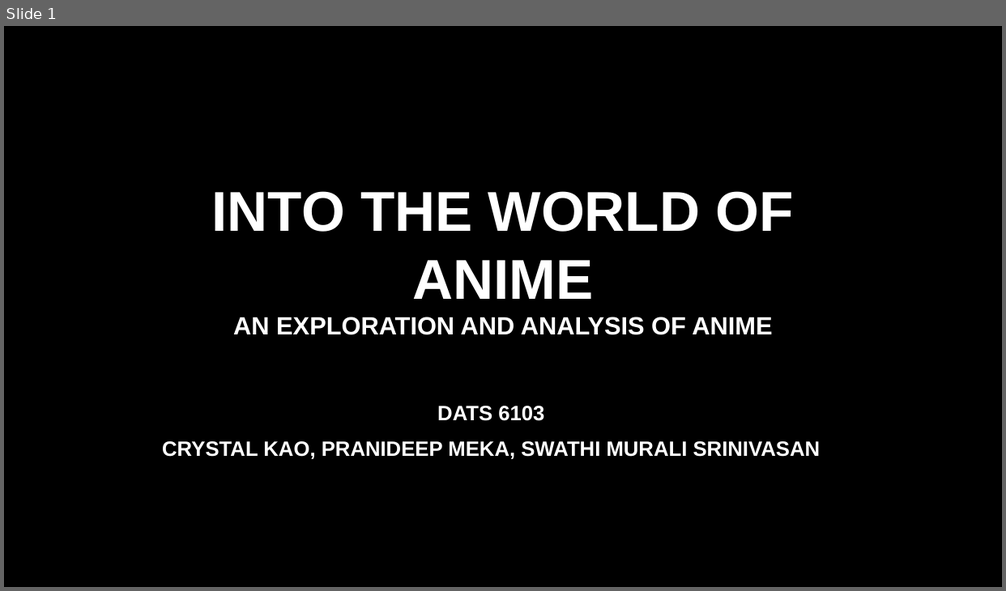
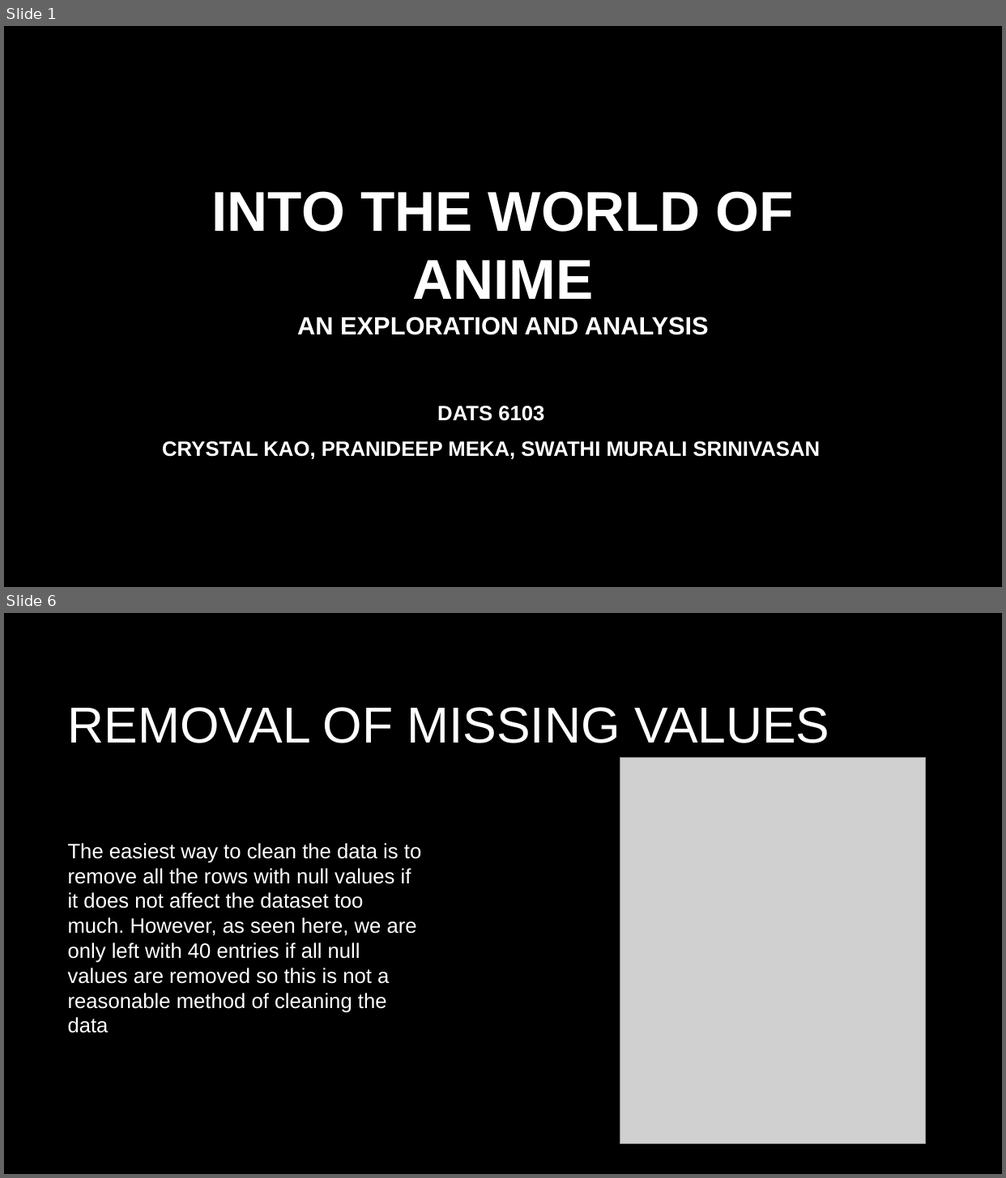
Before and after one commit to SwathiMurali/DATS-6103-T4, a slide deck: Anime_Presentation.pptx. Shown one above the other, each under a label of ours: slide 1 before the commit, slides 1 and 6 after it; the slides between them are not shown. The pictures are 1006x591 and 1006x1178 pixels, drawn with LibreOffice and Linux fonts; fonts in the diff are those of the drawing; grey boxes stand for pictures; background and template pictures are left out. Boxes give left, top, right and bottom in pixels: in the first picture for what was removed or moved away, otherwise in the second. Text is boxed around its words. In the diff, an @@ line names an element or a change of style, - is before the commit and + after.

Commit message:
Updated anime presentation

```diff
--- a/Anime_Presentation.pptx
+++ b/Anime_Presentation.pptx
@@ slide 6 added at bbox=[4, 613, 1002, 1174], background picture (left out) @@
@@ title added at bbox=[68, 707, 829, 743], 48.6 pt, text #FFFFFF @@
+REMOVAL OF MISSING VALUES
@@ picture added at bbox=[620, 757, 926, 1144] @@
@@ text added at bbox=[68, 843, 421, 1033], 20 pt, text #FFFFFF @@
+The easiest way to clean the data is to remove all the rows with null values if it does not affect the dataset too much. However, as seen here, we are only left with 40 entries if all null values are removed so this is not a reasonable method of cleaning the data
@@ slide 1 changed as well @@
@@ title at bbox=[212, 191, 793, 335]: text changed @@
-INTO THE WORLD OF ANIME
-AN EXPLORATION AND ANALYSIS OF ANIME
+INTO THE WORLD OF ANIME
+AN EXPLORATION AND ANALYSIS
```
Also in this commit, not shown: 24 other slides added, 1 slide removed.
